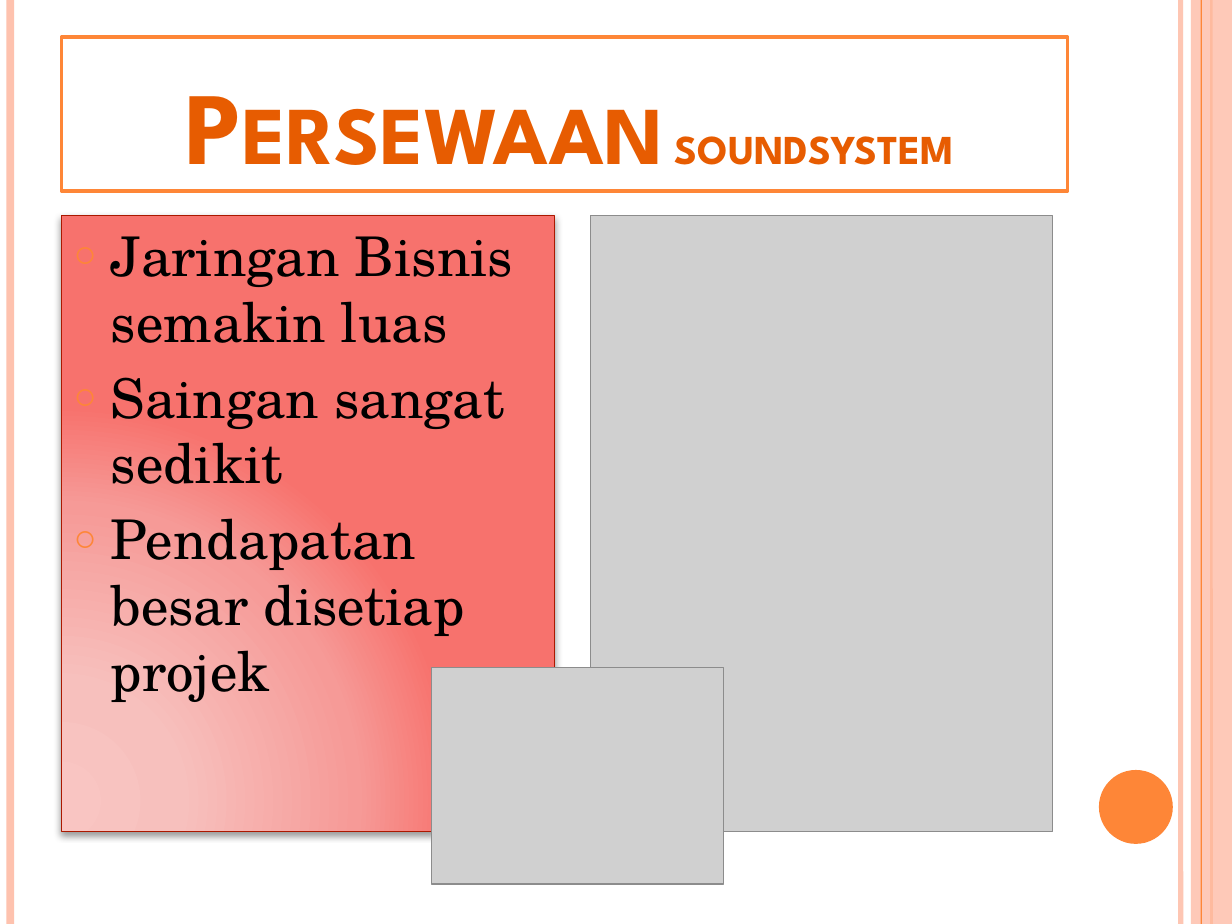
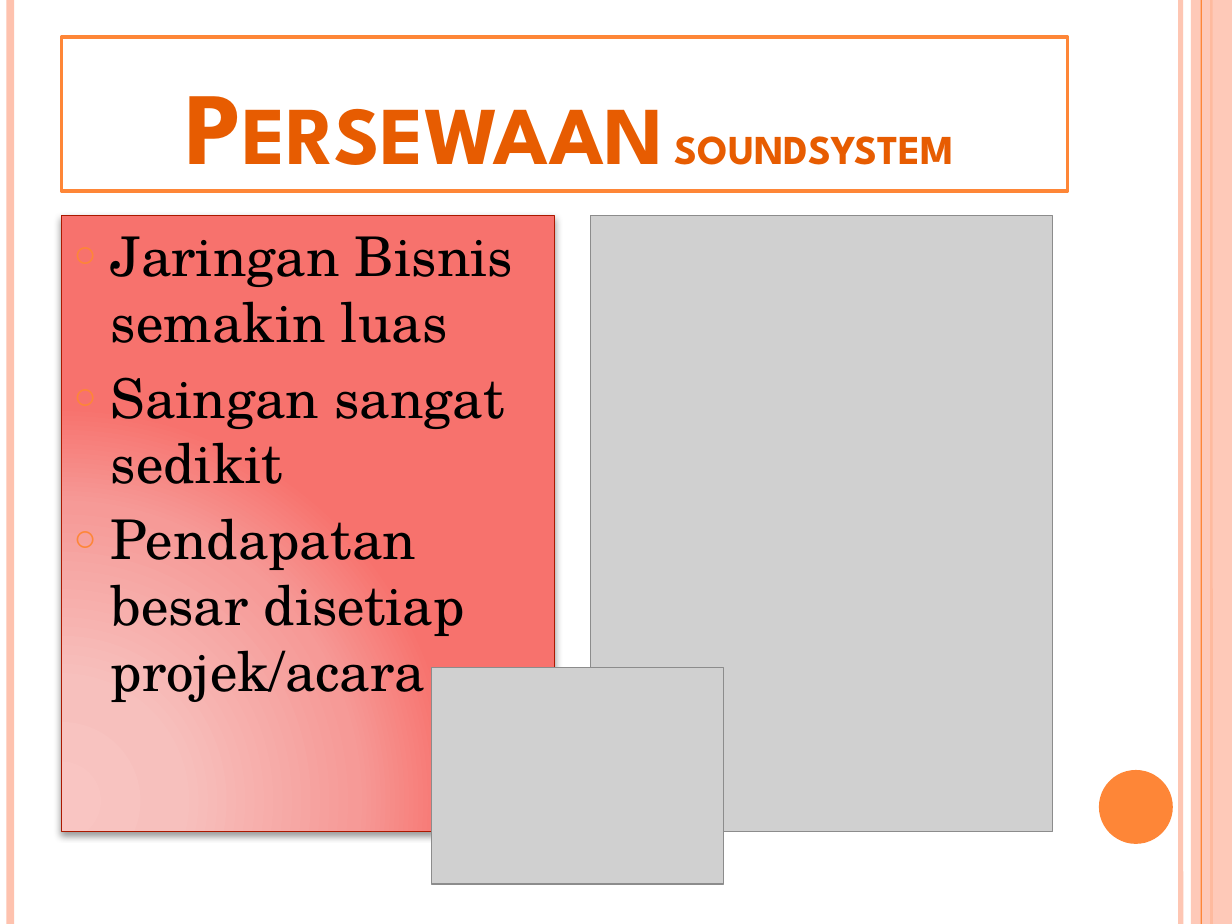
Before and after one commit to IOInspire/SGCodingMum, a slide deck: slide 2 of Lylyez/Armada Soundsystem.pptx. Drawn at 1232x924 pixels with LibreOffice and Linux fonts; fonts in the diff are those of the drawing; grey boxes stand for pictures. Boxes give left, top, right and bottom in pixels: in the first picture for what was removed or moved away, otherwise in the second. Text is boxed around its words. In the diff, an @@ line names an element or a change of style, - is before the commit and + after.

```diff
--- a/Lylyez/Armada Soundsystem.pptx
+++ b/Lylyez/Armada Soundsystem.pptx
@@ text at (111, 518, 465, 702): text changed @@
-○ Pendapatan besar disetiap projek
+○ Pendapatan besar disetiap projek/acara
```
Also in this commit, not shown: 2 other slides changed, 9 other files.
